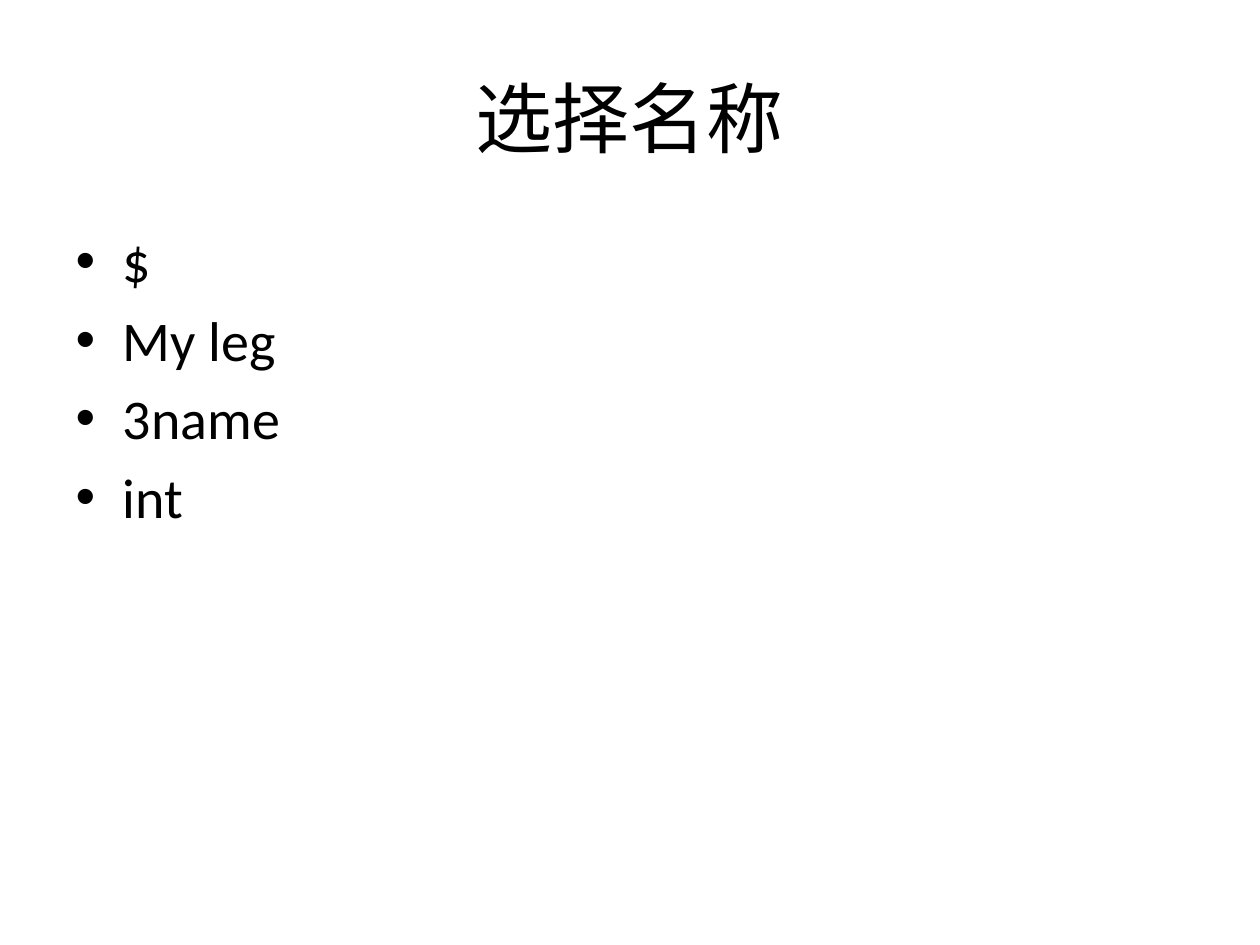
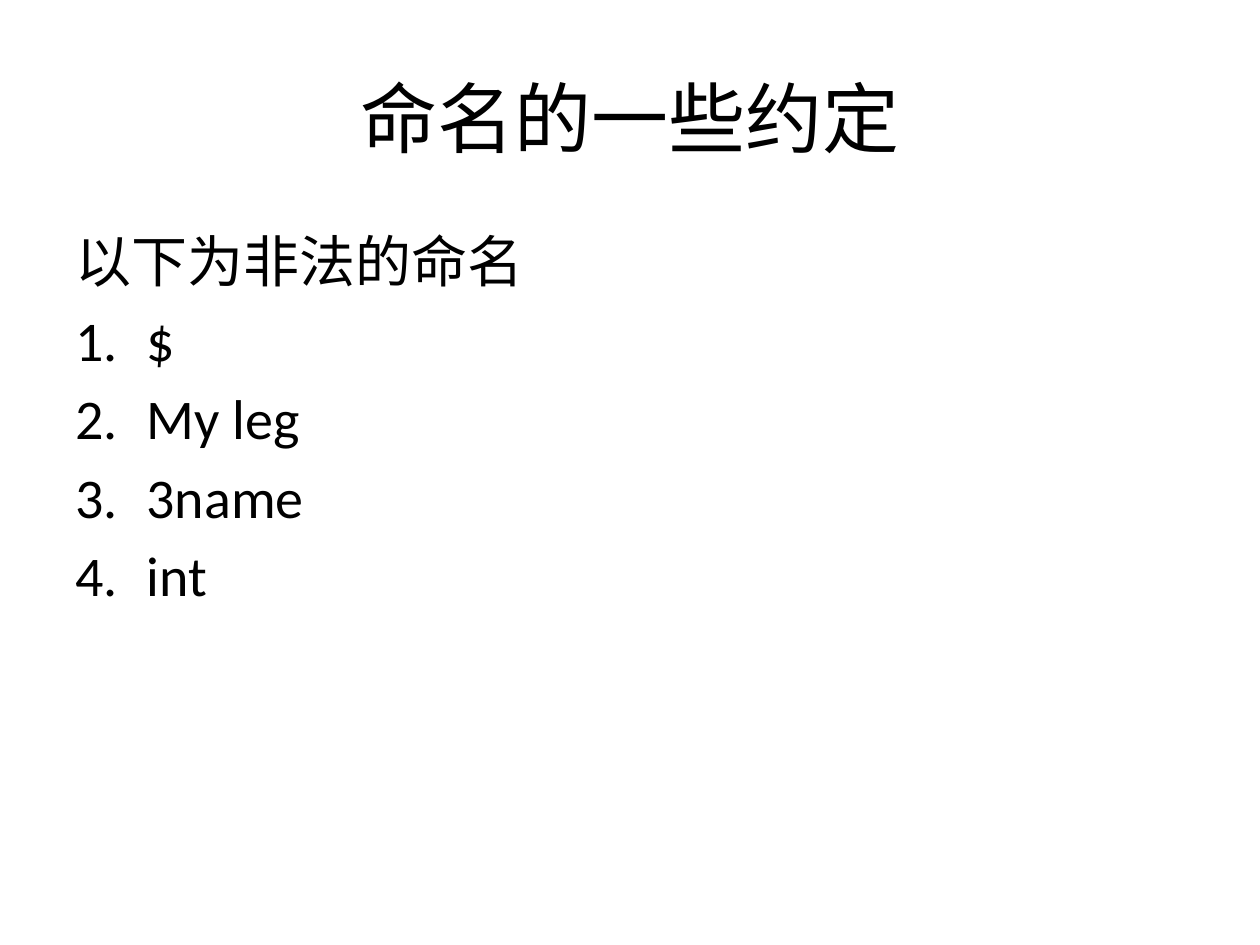
Before and after one commit to Jaykong/Programming_In_OC, a slide deck: slide 18 of CoursePPT/chap3_class_object_method.pptx (slide 5 before the commit). Drawn at 1260x945 pixels with LibreOffice and Linux fonts; fonts in the diff are those of the drawing. Boxes give left, top, right and bottom in pixels: in the first picture for what was removed or moved away, otherwise in the second. Text is boxed around its words. In the diff, an @@ line names an element or a change of style, - is before the commit and + after.

```diff
--- a/CoursePPT/chap3_class_object_method.pptx
+++ b/CoursePPT/chap3_class_object_method.pptx
@@ title at [360,81,899,154]: text changed @@
-选择名称
+命名的一些约定
@@ text at [76,234,524,287]: paragraph added @@
+以下为非法的命名
@@ text at [146,400,303,597]: bullet • to 1. @@
```
Also in this commit, not shown: 6 other slides changed, 30 slides added, 2 slides removed, 1 other file.
